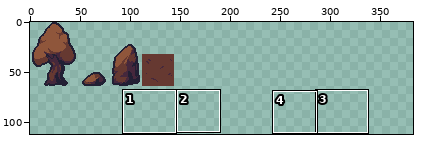
Two states of a pixel-art file, Assets/Sprites/placeholder_scenary.aseprite. The picture above shows the old version from afar; the outline marks the close-up.
Close-up. Before the edit:
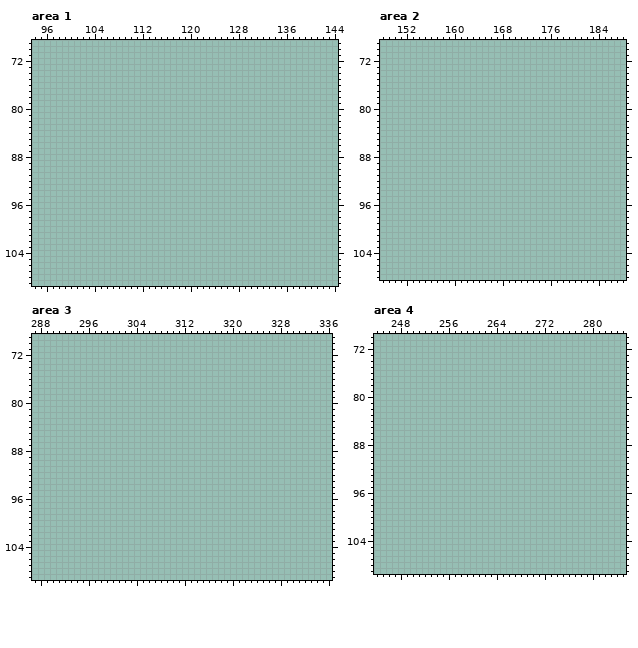
480x240 pixels, 1 frame. Shown: area 1: x 94..144, y 69..109; area 2: x 148..188, y 69..108; area 3: x 287..336, y 69..109; area 4: x 244..285, y 70..109. The wide view leaves out empty margins. The commit also changed other parts of the picture, which this record leaves out.
The same view after the edit:
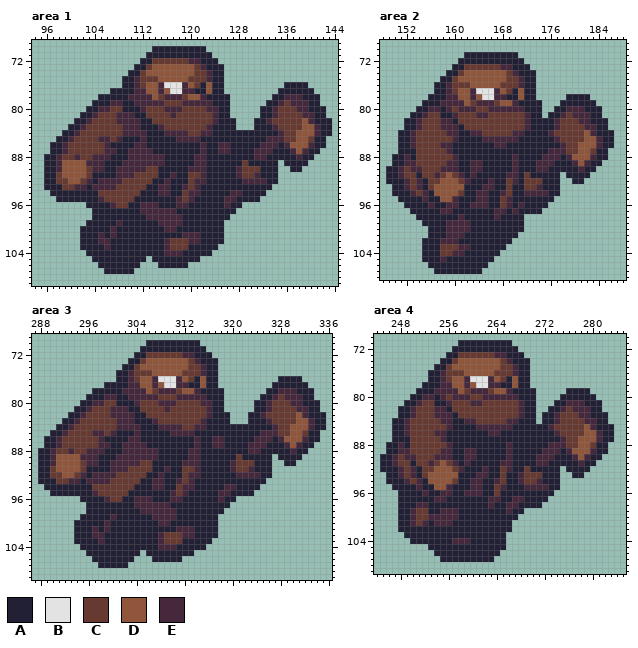
Palette (. is transparent): A #222034  B #e3e3e3  C #663931  D #8f563b  E #45283c
From old to new:
Changed rows in their new state; - is an unchanged pixel.
Area 1, layer "Layer 2":
first column x 96:
 70 ------------------AAAAAAAAA---------------------
 71 -----------------AAAAAAAAAAA--------------------
 72 ----------------AACCCCCCEEAAA-------------------
 73 ---------------AACDDDDDDDCEAAA------------------
 74 --------------AACDDDDDDDDCCEAA------------------
 75 -------------AAECCCDDDDDCCCEAA------------------
 76 -------------AAECDDEBBBEDCADAA----------AAAA----
 77 -----------AAAAEEDDEDBBEEAADAA---------AAAAAA---
 78 ---------AAAAAEEEEDCEEECDDEAAAA-------AAEEEAAA--
 79 --------AAAEEAAEEEEECCCEEEEEAAA------AAECEEEAA--
 80 -------AAEECCAAAECCCEEECCCCEEAA-----AAECCCEEAAA-
 81 ------AAECCCEEEAACCCCECCCCCCEAA-----AAECCCCEEAA-
 82 -----AAECCCCEEEEAACCCCCCCCCCEAAA---AAECCCCCDEAAA
 83 ----AAECCCCCCEEEAAAECCCCCCCEAAAA---AAAECCCCDDEAA
 84 ---AAECCCCCCCEEEEAAAEEEECCEEAAAAAAAAAAAECCDDDEAA
 85 --AAECCCCEECEAAAEAAAAAEEEEAAAAAAAAAAAEEECCDDCAA-
 86 -AAECCCCCCEAAAAEEAAAAAAAAAEAAEEAAAAAEEEAEDDDEAA-
 87 -AAECCCCCCEEAAEEEEAAAAAAAAEAAEEAAAAEEEAAAEDEAA--
 88 AAECCECCEEEAAAEEEEEEAAAAAEEAAAAAAAAEEAAAAAEAA---
 89 AAEDDDDEEEAAAEEEEEEEAAAAAEEAAAAAACAAAAA-AAAA----
 90 AAEDDDDCEEAAEEEEECCAAAAAEEEAAAAAECCCAAA--AA-----
 91 AACDDDDCAAAAEEECCCCAAEAACCEAAAAAECCEAAA---------
 92 AACCDDCEAEEEECCCCCAAEAAACEEAAAAAAEEEEAA---------
 93 AAACCEEAEEEECCCCCAAEEAAECEAAAAAAAAAAAA----------
 94 -AAAAAAAACCCCCCCAAAEEAACEEAAAAAEEAAAA-----------
 95 --AAAAAAAECCCCCAAAAAAAECEAAAAAEEAAAA------------
 96 -------AAAAECCAAEEEAAAEEAAAAAAEAA---------------
 97 --------AAAAAAAAEEEEEEAAAAAAAAAA----------------
 98 --------AAAAAAAAAEEEEEEAAAAAAAA-----------------
 99 -------AAAAAEAAAAAAEEEEAAAAAAA------------------
100 ------AAAAAEAAAAAAAAEEAAAAAAAA------------------
101 ------AAAEAEAAAAAAAAAAAEEEAAAA------------------
102 ------AAAEEAAAAAAAAAECCCEEAAAA------------------
103 ------AAAAEAAAAAAAAAECCCAAAAA-------------------
104 -------AAAAAAAAAAAAAEEEAAAAA--------------------
105 --------AAAAAAAAA-AAAAAAAA----------------------
106 ---------AAAAAAA---AAAAA------------------------
107 ----------AAAAA---------------------------------
Area 2, layer "Layer 2":
first column x 149:
 71 -------------AAAAAAAAA----------------
 72 ------------AAAAAAAAAAA---------------
 73 -----------AACCCCCCEEAAA--------------
 74 ----------AACDDDDDDDCEAAA-------------
 75 ---------AACDDDDDDDDCCEAA-------------
 76 --------AAECCCDDDDDCCCEAA-------------
 77 --------AAECDDEBBBEDCADAA-------------
 78 -------AAAEEDDEDBBEEAADAA-----AAAA----
 79 ------AAAEEEEDCEEECDDEAAAA---AAAAAA---
 80 -----AAEEAECEEECCEEEEEEAAA--AAEEEAAA--
 81 ----AAECCAAECCCEECCCCCCEAA-AAECEEEAA--
 82 ---AAECCCEEACCCCCCCCCCCEAAAAECCCEEAAA-
 83 ---AAECCCEEEACCCCCCCCCCEAAAAECCCCEEAA-
 84 --AAECCCCCEEAAEECCCCCEEAAAAECCCCCDEAAA
 85 --AAECCCCCCEAAAAEEEEEEAAAAAAECCCCDDEAA
 86 --AAECCCCEEAAAAAAAEEAAAAAAAAAECCDDDEAA
 87 --AAACCCCCEAAAAAAAAAAAAAAAAEEECCDDCAA-
 88 -AAEACCCCCCEAAAAAAAAAEAAAAEEEAEDDDEAA-
 89 -AAEECCCCCEEAAEEAAAAAEAAAEEEAAAEDEAA--
 90 AAECEECCCEEEAAEEAAAAAEAAAEEAAAAAEAA---
 91 AAECCACCECDCEAEAAAAAEEACAAAAA-AAAA----
 92 AAAECEACCDDDCEAAAEAACEACCCAAA--AA-----
 93 -AAECEACDDDDDAAAEEAACAACCEAAA---------
 94 -AAAECEADDDDCAAEEAAECAAEEEEAA---------
 95 --AAAAEAADDEAAAEEAACEAAAAAAA----------
 96 ---AAAAEAAEEAAEEEAACEAEAAAA-----------
 97 ----AAAAAEEAAAAAAAEEAEAAAA------------
 98 -----AAAAAAAEAAAAAEAAAA---------------
 99 ------AAAAEEEEAAAAAAAAA---------------
100 -------AAAEEEEAAAAAAAAA---------------
101 -------AAAEEEAAAAAAAAA----------------
102 ------AAAEEEAAAAAAAAA-----------------
103 ------AAACCCEEAAAAAA------------------
104 ------AAACCEEAAAAAA-------------------
105 ------AAAEAAAAAAAA--------------------
106 -------AAAAAAAAAA---------------------
107 --------AAAAAAAA----------------------
Area 3, layer "Layer 2":
first column x 288:
 70 ------------------AAAAAAAAA---------------------
 71 -----------------AAAAAAAAAAA--------------------
 72 ----------------AACCCCCCEEAAA-------------------
 73 ---------------AACDDDDDDDCEAAA------------------
 74 --------------AACDDDDDDDDCCEAA------------------
 75 -------------AAECCCDDDDDCCCEAA------------------
 76 -------------AAECDDEBBBEDCADAA----------AAAA----
 77 -----------AAAAEEDDEDBBEEAADAA---------AAAAAA---
 78 ---------AAAAAEEEEDCEEECDDEAAAA-------AAEEEAAA--
 79 --------AAAEEAAEEEEECCCEEEEEAAA------AAECEEEAA--
 80 -------AAEECCAAAECCCEEECCCCEEAA-----AAECCCEEAAA-
 81 ------AAECCCEEEAACCCCECCCCCCEAA-----AAECCCCEEAA-
 82 -----AAECCCCEEEEAACCCCCCCCCCEAAA---AAECCCCCDEAAA
 83 ----AAECCCCCCEEEAAAECCCCCCCEAAAA---AAAECCCCDDEAA
 84 ---AAECCCCCCCEEEEAAAEEEECCEEAAAAAAAAAAAECCDDDEAA
 85 --AAECCCCEECEAAAEAAAAAEEEEAAAAAAAAAAAEEECCDDCAA-
 86 -AAECCCCCCEAAAAEEAAAAAAAAAEAAEEAAAAAEEEAEDDDEAA-
 87 -AAECCCCCCEEAAEEEEAAAAAAAAEAAEEAAAAEEEAAAEDEAA--
 88 AAECCECCEEEAAAEEEEEEAAAAAEEAAAAAAAAEEAAAAAEAA---
 89 AAEDDDDEEEAAAEEEEEEEAAAAAEEAAAAAACAAAAA-AAAA----
 90 AAEDDDDCEEAAEEEEECCAAAAAEEEAAAAAECCCAAA--AA-----
 91 AACDDDDCAAAAEEECCCCAAEAACCEAAAAAECCEAAA---------
 92 AACCDDCEAEEEECCCCCAAEAAACEEAAAAAAEEEEAA---------
 93 AAACCEEAEEEECCCCCAAEEAAECEAAAAAAAAAAAA----------
 94 -AAAAAAAACCCCCCCAAAEEAACEEAAAAAEEAAAA-----------
 95 --AAAAAAAECCCCCAAAAAAAECEAAAAAEEAAAA------------
 96 -------AAAAECCAAEEEAAAEEAAAAAAEAA---------------
 97 --------AAAAAAAAEEEEEEAAAAAAAAAA----------------
 98 --------AAAAAAAAAEEEEEEAAAAAAAA-----------------
 99 -------AAAAAEAAAAAAEEEEAAAAAAA------------------
100 ------AAAAAEAAAAAAAAEEAAAAAAAA------------------
101 ------AAAEAEAAAAAAAAAAAEEEAAAA------------------
102 ------AAAEEAAAAAAAAAECCCEEAAAA------------------
103 ------AAAAEAAAAAAAAAECCCAAAAA-------------------
104 -------AAAAAAAAAAAAAEEEAAAAA--------------------
105 --------AAAAAAAAA-AAAAAAAA----------------------
106 ---------AAAAAAA---AAAAA------------------------
107 ----------AAAAA---------------------------------
Area 4, layer "Layer 2":
first column x 245:
 71 -------------AAAAAAAAA-----------------
 72 ------------AAAAAAAAAAA----------------
 73 -----------AACCCCCCEEAAA---------------
 74 ----------AACDDDDDDDCEAAA--------------
 75 ---------AACDDDDDDDDCCEAA--------------
 76 --------AAECCCDDDDDCCCEAA--------------
 77 --------AAECDDEBBBEDCADAA--------------
 78 -------AAAEEDDEDBBEEAADAA--------------
 79 ------AAAEEEEDCEEECDDEAAAA-----AAAA----
 80 -----AAEEAECEEECCEEEEEEAAA----AAAAAA---
 81 ----AAECCAAECCCEECCCCCCEAA---AAEEEAAA--
 82 ---AAECCCEEACCCCCCCCCCCEAA--AAECEEEAA--
 83 ---AAECCCEEEACCCCCCCCCCEAA-AAECCCEEAAA-
 84 --AAECCCCCEEAAEECCCCCEEAAA-AAECCCCEEAA-
 85 --AAECCCCCCEAAAAEEEEEEAAAAAAECCCCCDEAAA
 86 --AAECCCCEEAAAAAAAEEAAAAAAAAAECCCCDDEAA
 87 --AAACCCCCEAAAAAAAAAAAAAAAAAAAECCDDDEAA
 88 -AAEACCCCCCEAAAAAAAAAEAAAAAAEEECCDDCAA-
 89 -AAEECCCCCEEAAEEAAAAAEAAAAAEEEAEDDDEAA-
 90 AAECEECCCEEEAAEEAAAAAEAAAAEEEAAAEDEAA--
 91 AAECCACCECDCEAEAAAAAEEAAAAEEAAAAAEAA---
 92 AAAECEACCDDDCEAAAEAACEAACAAAAA-AAAA----
 93 -AAECEACDDDDDAAAEEAACAAECCCAAA--AA-----
 94 -AAAECEADDDDCAAEEAAECAAECCEAAA---------
 95 --AAAAEAADDEAAAEEAACEAAAEEEEAA---------
 96 ---AAAAEAAEEAAEEEAACAAAAAAAAA----------
 97 ---AAAAAAEEAAAAAAAEEAAEEAAAA-----------
 98 ---AAAEEAAAAAAAAAAEAAEEAAAA------------
 99 ---AAECCAAEEEAAAAAAAAEAA---------------
100 ---AAECCEEEEEAAAAAAAAAA----------------
101 ---AAECEAEEEAAAAAAAAAA-----------------
102 ---AAAAAAAAAAAAAAAAAAA-----------------
103 ----AAAAAAAAAAAAAAAAA------------------
104 -----AAAAAAAEEEAAAAAA------------------
105 --------AAAAAAAAAAAAA------------------
106 ---------AAAAAAAAAAA-------------------
107 ----------AAAAAAAAA--------------------
Boxes around the changes in both close-ups, in picture pixels (x1, y1, x2, y2):
added: (44, 46, 332, 274)
added: (386, 52, 614, 274)
added: (38, 340, 326, 568)
added: (380, 340, 614, 562)
